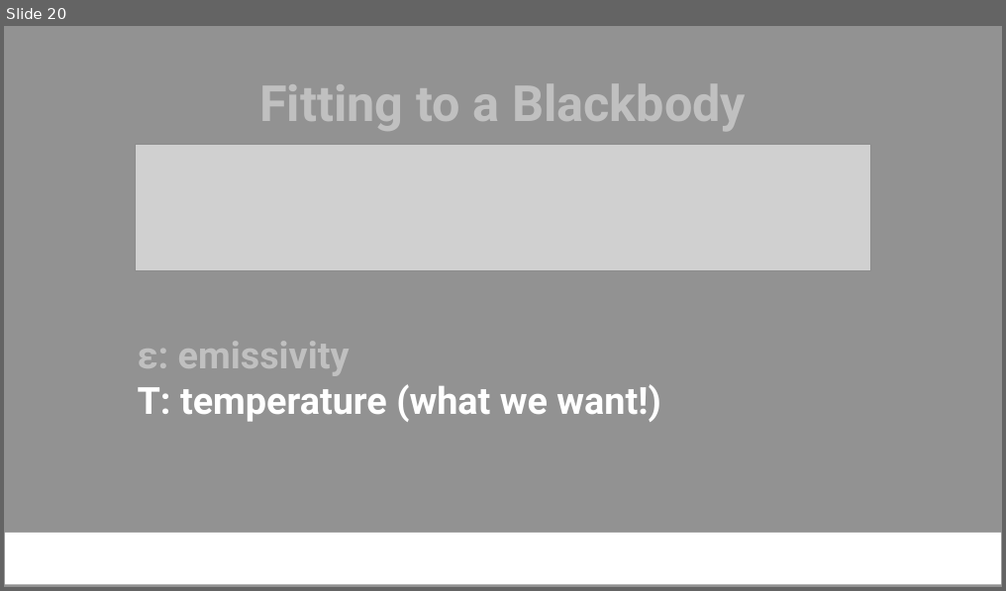
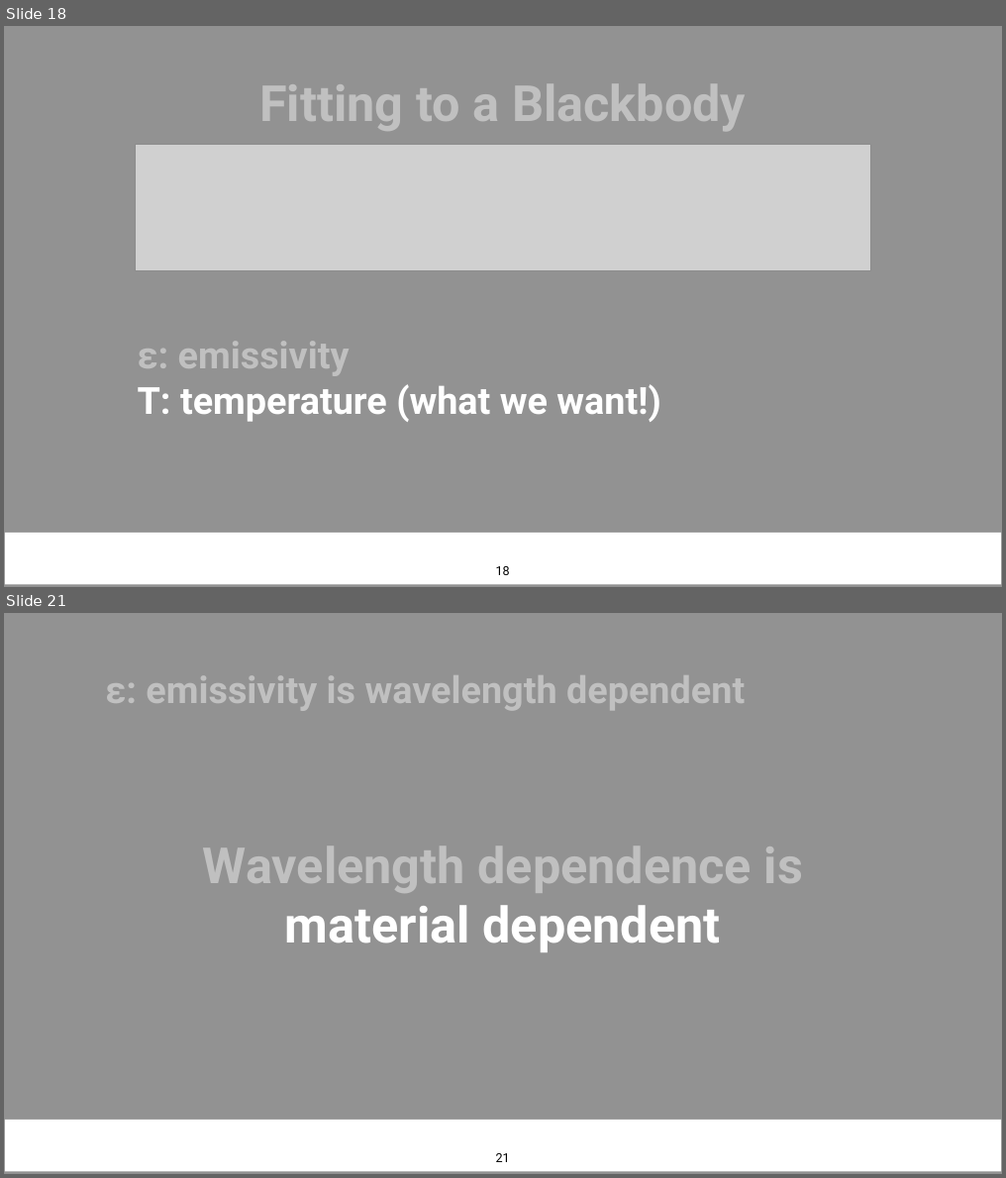
Before and after one commit to NamanJParikh/reu2024-hyperspectral-camera, a slide deck: presentation/REU Presentation (2024) template.pptx. Shown one above the other, each under a label of ours: slide 20 before the commit, slides 18 and 21 after it; the slides between them are not shown. The pictures are 1006x591 and 1006x1178 pixels, drawn with LibreOffice and Linux fonts; fonts in the diff are those of the drawing; grey boxes stand for pictures; background and template pictures are left out. Boxes give left, top, right and bottom in pixels: in the first picture for what was removed or moved away, otherwise in the second. Text is boxed around its words. In the diff, an @@ line names an element or a change of style, - is before the commit and + after.

Commit message:
Made emissivity model slides

```diff
--- a/presentation/REU Presentation (2024) template.pptx
+++ b/presentation/REU Presentation (2024) template.pptx
@@ slide 21 added at (4, 613, 1002, 1174), background #929292; not listed: 1 template element that a slide beside it also shows @@
@@ text added at (105, 675, 745, 711), 72 pt, text #C0C0C0, bold @@
+ε: emissivity is wavelength dependent
@@ text added at (203, 847, 803, 953), 96 pt, text #C0C0C0, bold @@
+Wavelength dependence is material dependent
@@ page number added at (496, 1154, 510, 1162), 24 pt, text #000000 @@
+21
@@ what was slide 20 is now slide 18 @@
@@ slide 18 changed as well @@
@@ page number added at (496, 567, 510, 575), 24 pt, text #000000 @@
+18
```
Also in this commit, not shown: 17 other slides changed, 5 other slides added, 3 slides removed.
